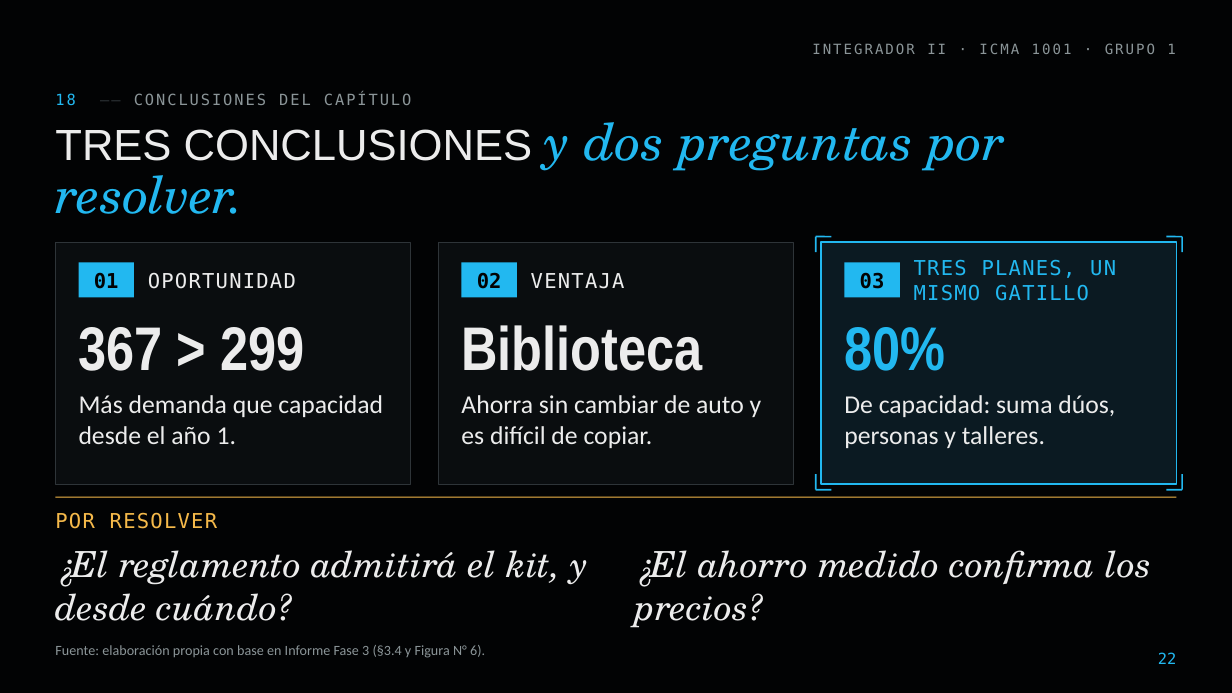
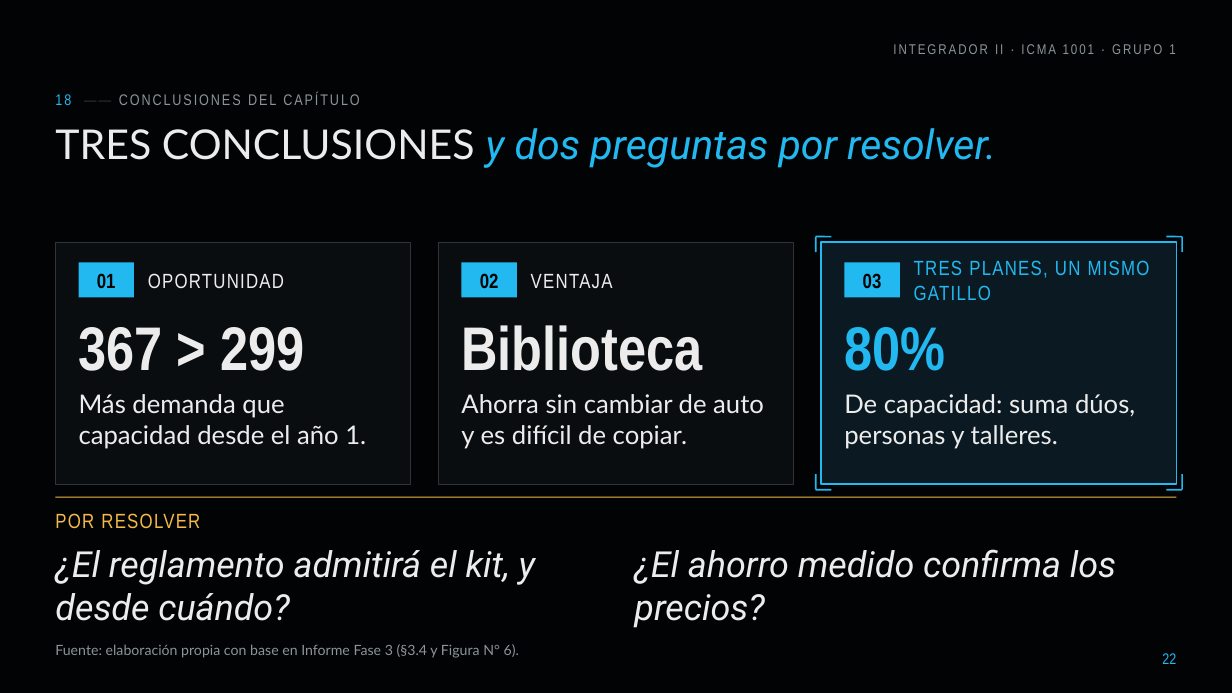
Before and after one commit to diegoaam0109-ux/lumine, a slide deck: slide 22 of fase-3/Grupo_01_LumineMotors_Fase3.pptx. Drawn at 1232x693 pixels with LibreOffice and Linux fonts; fonts in the diff are those of the drawing; background and template pictures are left out. Boxes give left, top, right and bottom in pixels: in the first picture for what was removed or moved away, otherwise in the second. Text is boxed around its words. In the diff, an @@ line names an element or a change of style, - is before the commit and + after.

```diff
--- a/fase-3/Grupo_01_LumineMotors_Fase3.pptx
+++ b/fase-3/Grupo_01_LumineMotors_Fase3.pptx
@@ font DejaVu Sans Mono to Arial Narrow in 10 elements at [55, 92, 359, 105], [97, 273, 116, 289], [148, 273, 284, 288], [480, 273, 499, 289], [531, 274, 613, 288], [863, 273, 882, 289], [914, 260, 1150, 300], [55, 513, 200, 529], [1162, 653, 1176, 664], [893, 44, 1175, 54] @@
@@ title "TRES CONCLUSIONES y dos preguntas ..." at [55, 128, 996, 168]: size 34 to 32 pt, font Arial to Lato in "TRES CONCLUSIONES"; size 40 to 32 pt, font TeX Gyre Schola to Roboto in "y dos preguntas por resolver." @@
@@ font Calibri to Lato in 4 elements at [55, 644, 519, 658], [79, 394, 366, 449], [461, 394, 764, 449], [844, 394, 1135, 449] @@
@@ text "¿El reglamento admitirá el kit, ..." at [55, 550, 535, 621]: font TeX Gyre Schola to Roboto @@
@@ text "¿El ahorro medido confirma los ..." at [634, 549, 1116, 628]: font TeX Gyre Schola to Roboto @@
```
Also in this commit, not shown: 34 other slides changed, 23 other files.
